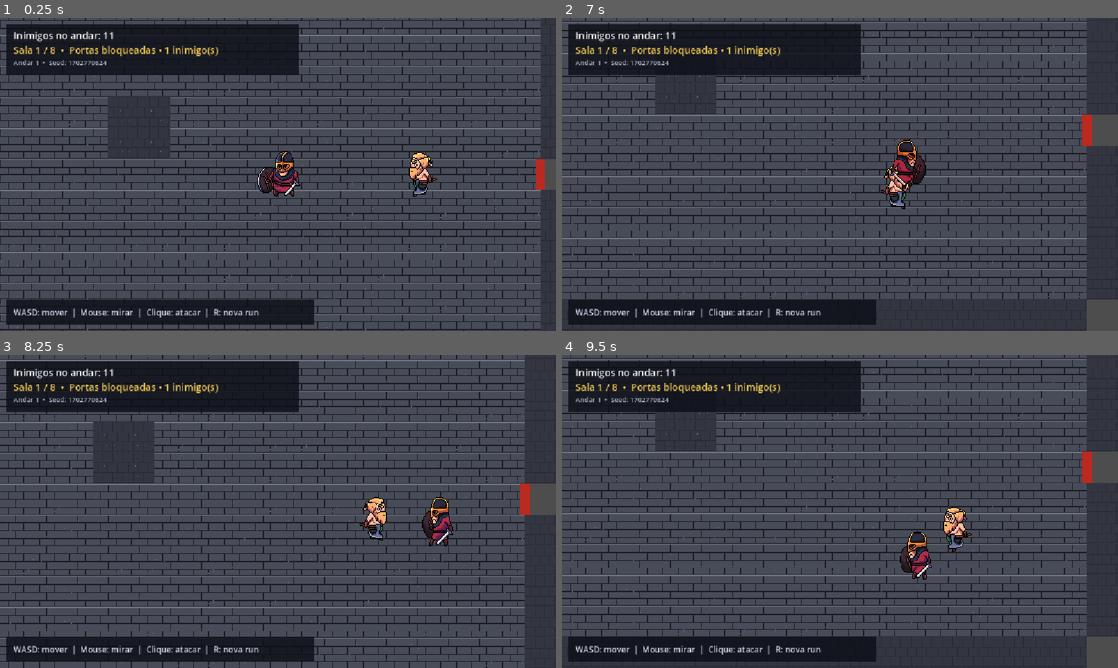
Above: before the commit, frames 1-4 (two rows, left to right).
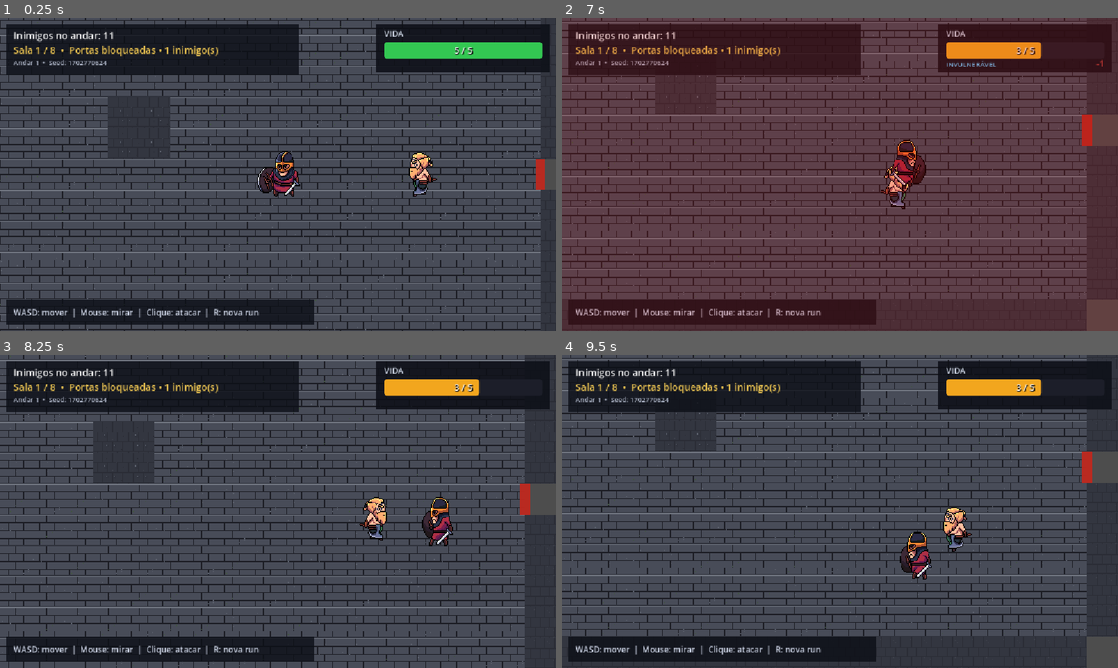
Above: after the commit, the same moments.

Repository: AntonioBMN/tower-champion
Game: Godot game, scene res://first_floor.tscn
Two runs of this game, one before a commit and one after it. Both use one fixed random seed, a clock stepped at 60 frames per second and the inputs below.
Inputs (mouse positions are in pixels of both pictures, inside the frame that each line leads up to):
- Up to frame 1 (0.25 s): no input
- Up to frame 2 (7 s): move the mouse to (962, 158) at 0.52 s; press the mouse at (962, 158) at 0.53 s; hold D (move_right) 0.53-1.28 s; move the mouse to (728, 190) at 1.27 s; release the mouse at (728, 190) at 1.28 s; hold S (move_down) 1.28-2.03 s; click (728, 190) at 1.35 s; move the mouse to (895, 105) at 2.02 s; press the mouse at (895, 105) at 2.03 s; hold D (move_right) 2.03-2.78 s; move the mouse to (812, 237) at 2.77 s; release the mouse at (812, 237) at 2.78 s; hold W (move_up) 2.78-3.53 s; click (812, 237) at 2.85 s; move the mouse to (1006, 221) at 3.52 s; press the mouse at (1006, 221) at 3.53 s; hold A (move_left) 3.53-5.03 s; move the mouse to (673, 127) at 4.27 s; release the mouse at (673, 127) at 4.28 s; click (673, 127) at 4.35 s; move the mouse to (867, 174) at 5.02 s; press the mouse at (867, 174) at 5.03 s; hold S (move_down) 5.03-5.78 s; move the mouse to (756, 96) at 5.77 s; release the mouse at (756, 96) at 5.78 s; hold D (move_right) 5.78-6.53 s; click (756, 96) at 5.85 s; move the mouse to (962, 158) at 6.52 s; press the mouse at (962, 158) at 6.53 s; hold W (move_up) from 6.53 s (still down)
- Up to frame 3 (8.25 s): move the mouse to (166, 527) at 7.27 s; release W (move_up) at 7.28 s; release the mouse at (166, 527) at 7.28 s; hold D (move_right) 7.28-8.03 s; click (166, 527) at 7.35 s; move the mouse to (333, 442) at 8.02 s; press the mouse at (333, 442) at 8.03 s; hold S (move_down) from 8.03 s (still down)
- Up to frame 4 (9.5 s): move the mouse to (812, 574) at 8.77 s; release S (move_down) at 8.78 s; release the mouse at (812, 574) at 8.78 s; hold A (move_left) from 8.78 s (still down); click (812, 574) at 8.85 s

The runs differ from the first frame. In frame 1, 4.5% of the frame differs, in the area x 67-99%, y 2-18%; in frame 2, 39%, in the area x 0-100%, y 0-100%; in frame 3, 4.1%; in frame 4, 4.2%.

Commit message:
feat: add combat HUD and player feedback

Diff:
--- a/first_floor.gd
+++ b/first_floor.gd
@@ -46,6 +46,7 @@
 @onready var enemies: Node2D = $Enemies
 @onready var player: CharacterBody2D = $Player
 @onready var camera: Camera2D = $Player/Camera2D
+@onready var hud = $UI
 @onready var enemy_counter_label: Label = $UI/EnemyCounterLabel
 @onready var room_label: Label = $UI/RoomLabel
 @onready var seed_label: Label = $UI/SeedLabel
@@ -54,6 +55,7 @@
 
 
 func _ready() -> void:
+	hud.bind_health(player.health_component)
 	_configure_seed()
 	_configure_tilemaps()
 	_generate_floor()
--- a/first_floor.tscn
+++ b/first_floor.tscn
@@ -2,6 +2,21 @@
 
 [ext_resource type="Script" path="res://first_floor.gd" id="1_floor"]
 [ext_resource type="PackedScene" path="res://player.tscn" id="2_player"]
+[ext_resource type="Script" path="res://hud.gd" id="3_hud"]
+
+[sub_resource type="StyleBoxFlat" id="StyleBox_health_background"]
+bg_color = Color(0.11, 0.12, 0.16, 1)
+corner_radius_top_left = 6
+corner_radius_top_right = 6
+corner_radius_bottom_right = 6
+corner_radius_bottom_left = 6
+
+[sub_resource type="StyleBoxFlat" id="StyleBox_health_fill"]
+bg_color = Color(0.2, 0.78, 0.32, 1)
+corner_radius_top_left = 6
+corner_radius_top_right = 6
+corner_radius_bottom_right = 6
+corner_radius_bottom_left = 6
 
 [node name="FirstFloor" type="Node2D"]
 script = ExtResource("1_floor")
@@ -34,6 +49,7 @@
 [node name="Player" parent="." instance=ExtResource("2_player")]
 
 [node name="UI" type="CanvasLayer" parent="."]
+script = ExtResource("3_hud")
 
 [node name="TopPanel" type="ColorRect" parent="UI"]
 offset_left = 12.0
@@ -80,6 +96,68 @@
 horizontal_alignment = 1
 vertical_alignment = 1
 
+[node name="HealthPanel" type="ColorRect" parent="UI"]
+offset_left = 780.0
+offset_top = 12.0
+offset_right = 1140.0
+offset_bottom = 112.0
+color = Color(0.05, 0.06, 0.09, 0.88)
+mouse_filter = 2
+
+[node name="TitleLabel" type="Label" parent="UI/HealthPanel"]
+offset_left = 16.0
+offset_top = 8.0
+offset_right = 120.0
+offset_bottom = 34.0
+theme_override_colors/font_color = Color(0.83, 0.86, 0.92, 1)
+theme_override_font_sizes/font_size = 17
+text = "VIDA"
+
+[node name="HealthBar" type="ProgressBar" parent="UI/HealthPanel"]
+offset_left = 16.0
+offset_top = 38.0
+offset_right = 344.0
+offset_bottom = 72.0
+mouse_filter = 2
+theme_override_styles/background = SubResource("StyleBox_health_background")
+theme_override_styles/fill = SubResource("StyleBox_health_fill")
+value = 5.0
+show_percentage = false
+
+[node name="HealthLabel" type="Label" parent="UI/HealthPanel"]
+offset_left = 16.0
+offset_top = 40.0
+offset_right = 344.0
+offset_bottom = 70.0
+theme_override_colors/font_shadow_color = Color(0, 0, 0, 0.9)
+theme_override_constants/shadow_offset_x = 1
+theme_override_constants/shadow_offset_y = 2
+theme_override_font_sizes/font_size = 18
+text = "5 / 5"
+horizontal_alignment = 1
+vertical_alignment = 1
+
+[node name="InvulnerabilityLabel" type="Label" parent="UI/HealthPanel"]
+visible = false
+offset_left = 16.0
+offset_top = 74.0
+offset_right = 230.0
+offset_bottom = 96.0
+theme_override_colors/font_color = Color(0.42, 0.8, 1, 1)
+theme_override_font_sizes/font_size = 14
+text = "INVULNERÁVEL"
+
+[node name="DamageValueLabel" type="Label" parent="UI/HealthPanel"]
+visible = false
+offset_left = 286.0
+offset_top = 72.0
+offset_right = 344.0
+offset_bottom = 98.0
+theme_override_colors/font_color = Color(1, 0.32, 0.28, 1)
+theme_override_font_sizes/font_size = 19
+text = "-1"
+horizontal_alignment = 2
+
 [node name="ControlsPanel" type="ColorRect" parent="UI"]
 offset_left = 12.0
 offset_top = 584.0
@@ -97,9 +175,43 @@
 theme_override_font_sizes/font_size = 17
 text = "WASD: mover  |  Mouse: mirar  |  Clique: atacar  |  R: nova run"
 
-[node name="TransitionFade" type="ColorRect" parent="UI"]
+[node name="DamageFlash" type="ColorRect" parent="UI"]
 visible = false
 offset_right = 1152.0
 offset_bottom = 648.0
 mouse_filter = 2
+color = Color(0.82, 0.02, 0.02, 0.32)
+
+[node name="DeathOverlay" type="ColorRect" parent="UI"]
+visible = false
+offset_right = 1152.0
+offset_bottom = 648.0
+mouse_filter = 2
+color = Color(0.025, 0.018, 0.025, 0.84)
+
+[node name="DeathTitle" type="Label" parent="UI/DeathOverlay"]
+offset_left = 326.0
+offset_top = 242.0
+offset_right = 826.0
+offset_bottom = 306.0
+theme_override_colors/font_color = Color(0.94, 0.25, 0.22, 1)
+theme_override_font_sizes/font_size = 42
+text = "VOCÊ MORREU"
+horizontal_alignment = 1
+
+[node name="DeathHint" type="Label" parent="UI/DeathOverlay"]
+offset_left = 326.0
+offset_top = 312.0
+offset_right = 826.0
+offset_bottom = 350.0
+theme_override_colors/font_color = Color(0.8, 0.81, 0.85, 1)
+theme_override_font_sizes/font_size = 19
+text = "Reiniciando a run..."
+horizontal_alignment = 1
+
+[node name="TransitionFade" type="ColorRect" parent="UI"]
+visible = false
+offset_right = 1152.0
+offset_bottom = 648.0
+mouse_filter = 2
 color = Color(0.015, 0.018, 0.025, 1)
--- /dev/null
+++ b/hud.gd
@@ -0,0 +1,151 @@
+class_name CombatHUD
+extends CanvasLayer
+
+var health_component: HealthComponent
+var damage_flash_tween: Tween
+var damage_value_tween: Tween
+var damage_value_start_position: Vector2
+
+@onready var health_bar: ProgressBar = $HealthPanel/HealthBar
+@onready var health_label: Label = $HealthPanel/HealthLabel
+@onready var invulnerability_label: Label = $HealthPanel/InvulnerabilityLabel
+@onready var damage_value_label: Label = $HealthPanel/DamageValueLabel
+@onready var damage_flash: ColorRect = $DamageFlash
+@onready var death_overlay: ColorRect = $DeathOverlay
+
+
+func _ready() -> void:
+	damage_value_start_position = damage_value_label.position
+	damage_flash.hide()
+	death_overlay.hide()
+	invulnerability_label.hide()
+	damage_value_label.hide()
+
+
+func bind_health(component: HealthComponent) -> void:
+	if health_component == component:
+		return
+
+	_disconnect_health_signals()
+	health_component = component
+
+	health_component.health_changed.connect(_on_health_changed)
+	health_component.damaged.connect(_on_damaged)
+	health_component.died.connect(_on_died)
+	health_component.invulnerability_started.connect(
+		_on_invulnerability_started
+	)
+	health_component.invulnerability_ended.connect(
+		_on_invulnerability_ended
+	)
+
+	_on_health_changed(
+		health_component.current_health,
+		health_component.max_health
+	)
+	invulnerability_label.visible = health_component.is_invulnerable
+	death_overlay.visible = health_component.is_dead
+
+
+func _disconnect_health_signals() -> void:
+	if not is_instance_valid(health_component):
+		return
+
+	var connections := [
+		[health_component.health_changed, _on_health_changed],
+		[health_component.damaged, _on_damaged],
+		[health_component.died, _on_died],
+		[
+			health_component.invulnerability_started,
+			_on_invulnerability_started,
+		],
+		[health_component.invulnerability_ended, _on_invulnerability_ended],
+	]
+
+	for connection in connections:
+		var signal_value: Signal = connection[0]
+		var callable_value: Callable = connection[1]
+
+		if signal_value.is_connected(callable_value):
+			signal_value.disconnect(callable_value)
+
+
+func _on_health_changed(current_health: int, max_health: int) -> void:
+	health_bar.max_value = max_health
+	health_bar.value = current_health
+	health_label.text = "%d / %d" % [current_health, max_health]
+
+	var ratio := float(current_health) / float(maxi(max_health, 1))
+	var fill_style := health_bar.get_theme_stylebox("fill") as StyleBoxFlat
+
+	if fill_style == null:
+		return
+
+	if ratio > 0.6:
+		fill_style.bg_color = Color(0.2, 0.78, 0.32, 1.0)
+	elif ratio > 0.3:
+		fill_style.bg_color = Color(0.95, 0.65, 0.12, 1.0)
+	else:
+		fill_style.bg_color = Color(0.88, 0.18, 0.16, 1.0)
+
+
+func _on_damaged(amount: int, _current_health: int) -> void:
+	_show_damage_flash()
+	_show_damage_value(amount)
+
+
+func _show_damage_flash() -> void:
+	if is_instance_valid(damage_flash_tween):
+		damage_flash_tween.kill()
+
+	damage_flash.show()
+	damage_flash.modulate.a = 1.0
+	damage_flash_tween = create_tween()
+	damage_flash_tween.tween_property(
+		damage_flash,
+		"modulate:a",
+		0.0,
+		0.24
+	)
+	damage_flash_tween.tween_callback(damage_flash.hide)
+
+
+func _show_damage_value(amount: int) -> void:
+	if is_instance_valid(damage_value_tween):
+		damage_value_tween.kill()
+
+	damage_value_label.text = "-%d" % amount
+	damage_value_label.position = damage_value_start_position
+	damage_value_label.modulate = Color.WHITE
+	damage_value_label.show()
+	damage_value_tween = create_tween().set_parallel(true)
+	damage_value_tween.tween_property(
+		damage_value_label,
+		"position:y",
+		damage_value_start_position.y - 14.0,
+		0.4
+	)
+	damage_value_tween.tween_property(
+		damage_value_label,
+		"modulate:a",
+		0.0,
+		0.4
+	)
+	damage_value_tween.chain().tween_callback(damage_value_label.hide)
+
+
+func _on_invulnerability_started(_duration: float) -> void:
+	invulnerability_label.show()
+
+
+func _on_invulnerability_ended() -> void:
+	invulnerability_label.hide()
+
+
+func _on_died() -> void:
+	invulnerability_label.hide()
+	death_overlay.modulate.a = 0.0
+	death_overlay.show()
+
+	var tween := create_tween()
+	tween.tween_property(death_overlay, "modulate:a", 1.0, 0.18)
--- /dev/null
+++ b/tests/hud_smoke_test.gd
@@ -0,0 +1,64 @@
+extends SceneTree
+
+const FIRST_FLOOR_SCENE: PackedScene = preload("res://first_floor.tscn")
+
+var failures: int = 0
+
+
+func _initialize() -> void:
+	_run.call_deferred()
+
+
+func _run() -> void:
+	var floor_scene := FIRST_FLOOR_SCENE.instantiate()
+	root.add_child(floor_scene)
+	await process_frame
+
+	var player := floor_scene.get_node("Player") as CharacterBody2D
+	var health := player.get_node("HealthComponent") as HealthComponent
+	var health_bar := floor_scene.get_node(
+		"UI/HealthPanel/HealthBar"
+	) as ProgressBar
+	var health_label := floor_scene.get_node(
+		"UI/HealthPanel/HealthLabel"
+	) as Label
+	var invulnerability_label := floor_scene.get_node(
+		"UI/HealthPanel/InvulnerabilityLabel"
+	) as Label
+	var death_overlay := floor_scene.get_node("UI/DeathOverlay") as ColorRect
+
+	_expect(health_bar.max_value == 5.0, "health bar maximum should match player")
+	_expect(health_bar.value == 5.0, "health bar should start full")
+	_expect(health_label.text == "5 / 5", "health text should show initial value")
+
+	health.take_damage(1)
+	await process_frame
+	_expect(health_bar.value == 4.0, "damage should update the health bar")
+	_expect(health_label.text == "4 / 5", "damage should update health text")
+	_expect(
+		invulnerability_label.visible,
+		"invulnerability indicator should appear after damage"
+	)
+
+	await create_timer(0.85).timeout
+	_expect(
+		not invulnerability_label.visible,
+		"invulnerability indicator should disappear after its timer"
+	)
+
+	health.take_damage(99)
+	await process_frame
+	_expect(death_overlay.visible, "death overlay should appear on death")
+
+	if failures == 0:
+		print("PASS: combat HUD smoke test")
+
+	quit(failures)
+
+
+func _expect(condition: bool, message: String) -> void:
+	if condition:
+		return
+
+	failures += 1
+	push_error("FAIL: " + message)
